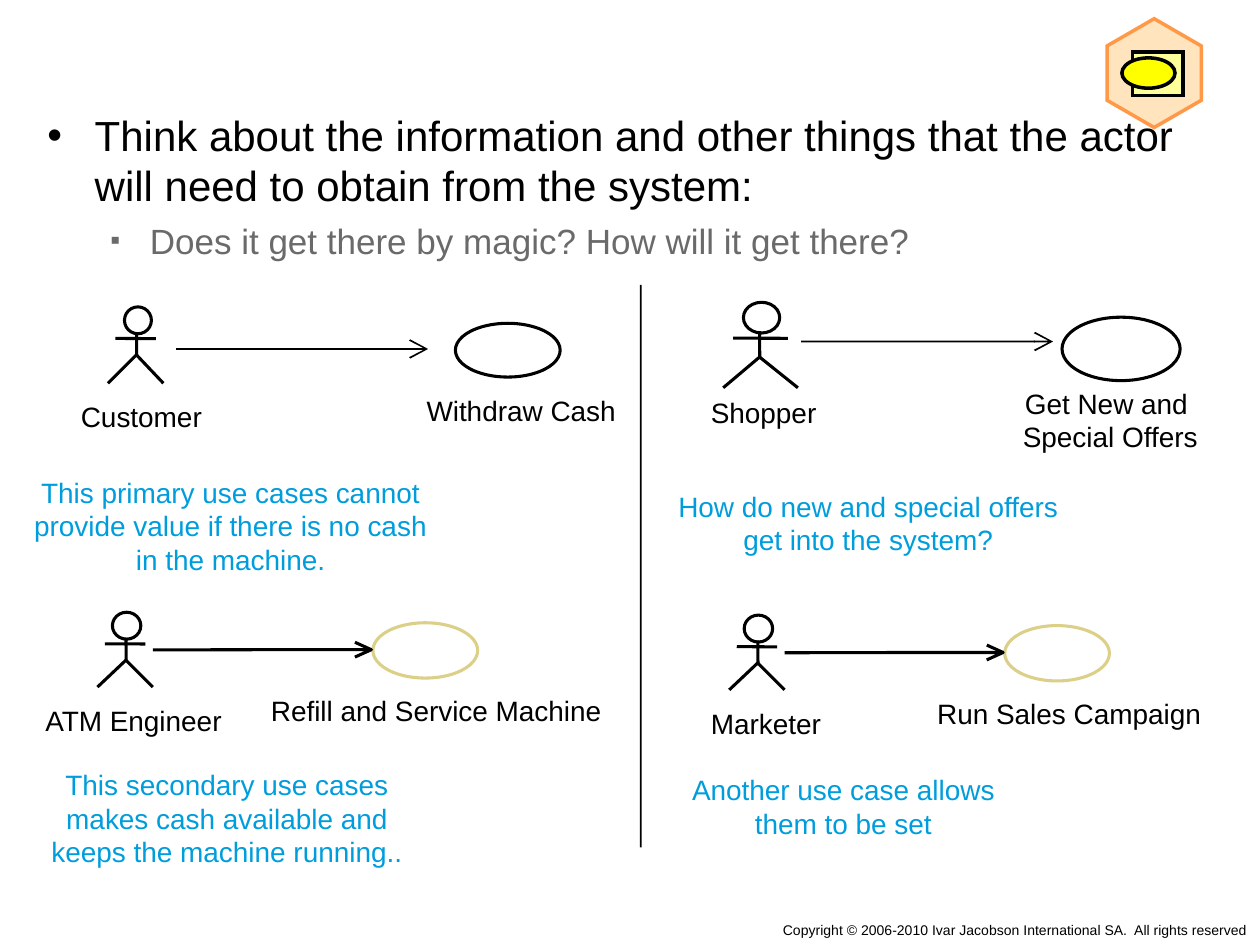
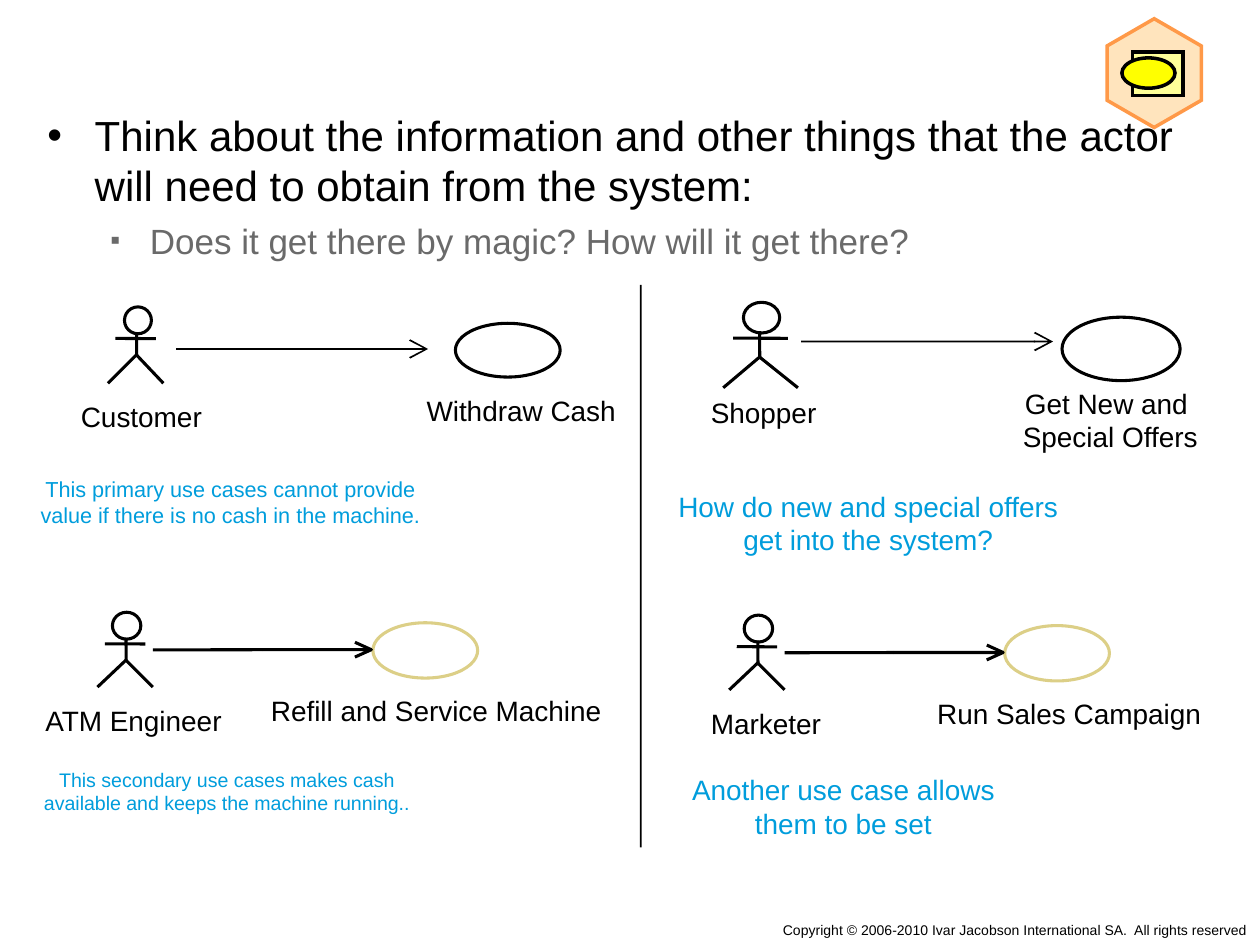
Before and after one commit to AdamCorbinFAUPhD/CEN5035-Software-Engineering, a slide deck: slide 23 of modules/05_use-case_essentials.ppt. Drawn at 1260x945 pixels with LibreOffice and Linux fonts; fonts in the diff are those of the drawing; background and template pictures are left out. Boxes give left, top, right and bottom in pixels: in the first picture for what was removed or moved away, otherwise in the second. Text is boxed around its words. In the diff, an @@ line names an element or a change of style, - is before the commit and + after.

```diff
--- a/modules/05_use-case_essentials.ppt
+++ b/modules/05_use-case_essentials.ppt
@@ rectangle "This primary use cases cannot ..." at [18,469,444,553]: size 16 to 12.4 pt @@
@@ rectangle "This secondary use cases makes ..." at [29,761,425,845]: size 16 to 11.2 pt @@
```
Also in this commit, not shown: 6 other slides changed, 4 other files.
